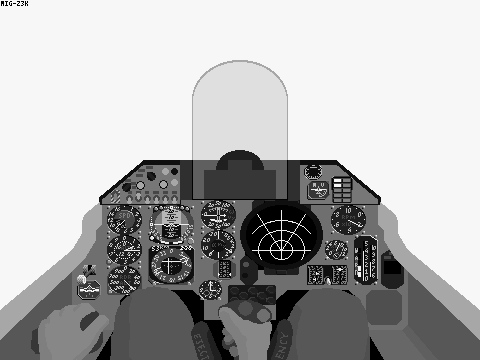
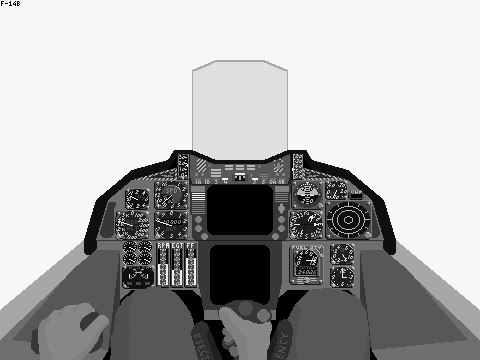
Revision of a layered 480px x 360px image; what changed, layer by layer:
showed "F14_Hood" over [84, 60, 396, 255]
showed "F14_Frgr", painted on it over [118, 164, 347, 285]
showed "F14_Bkgr", painted on it over [96, 152, 384, 310]
showed "F14_Frame", painted on it over [0, 1, 480, 360]
hid "MiG23_Hood" over [1, 60, 479, 340]
hid "MiG23_Frgr" over [77, 179, 371, 291]
hid "MiG23_Bkgr" over [77, 164, 404, 325]
hid "MiG23_Frame" over [0, 1, 480, 360]
